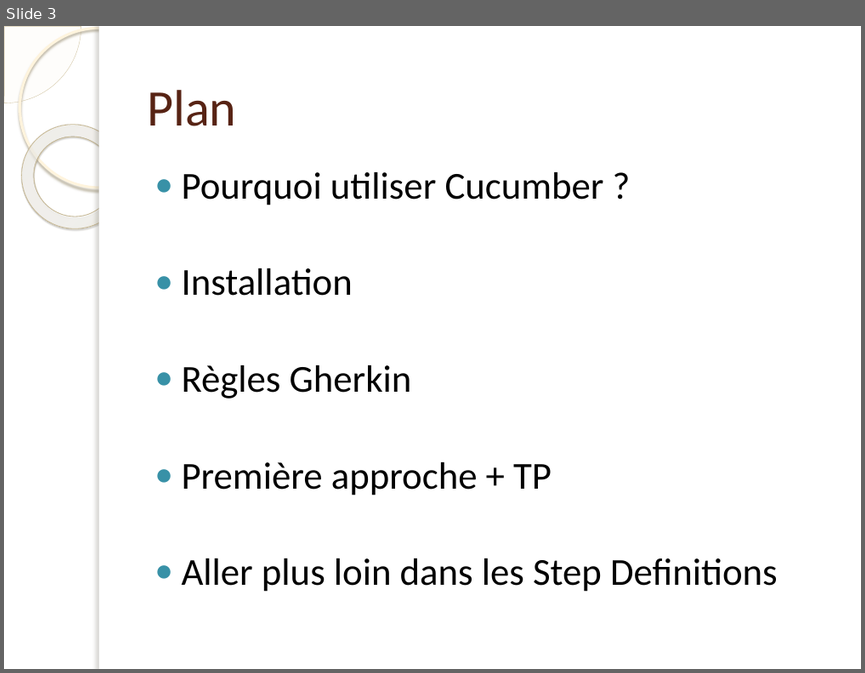
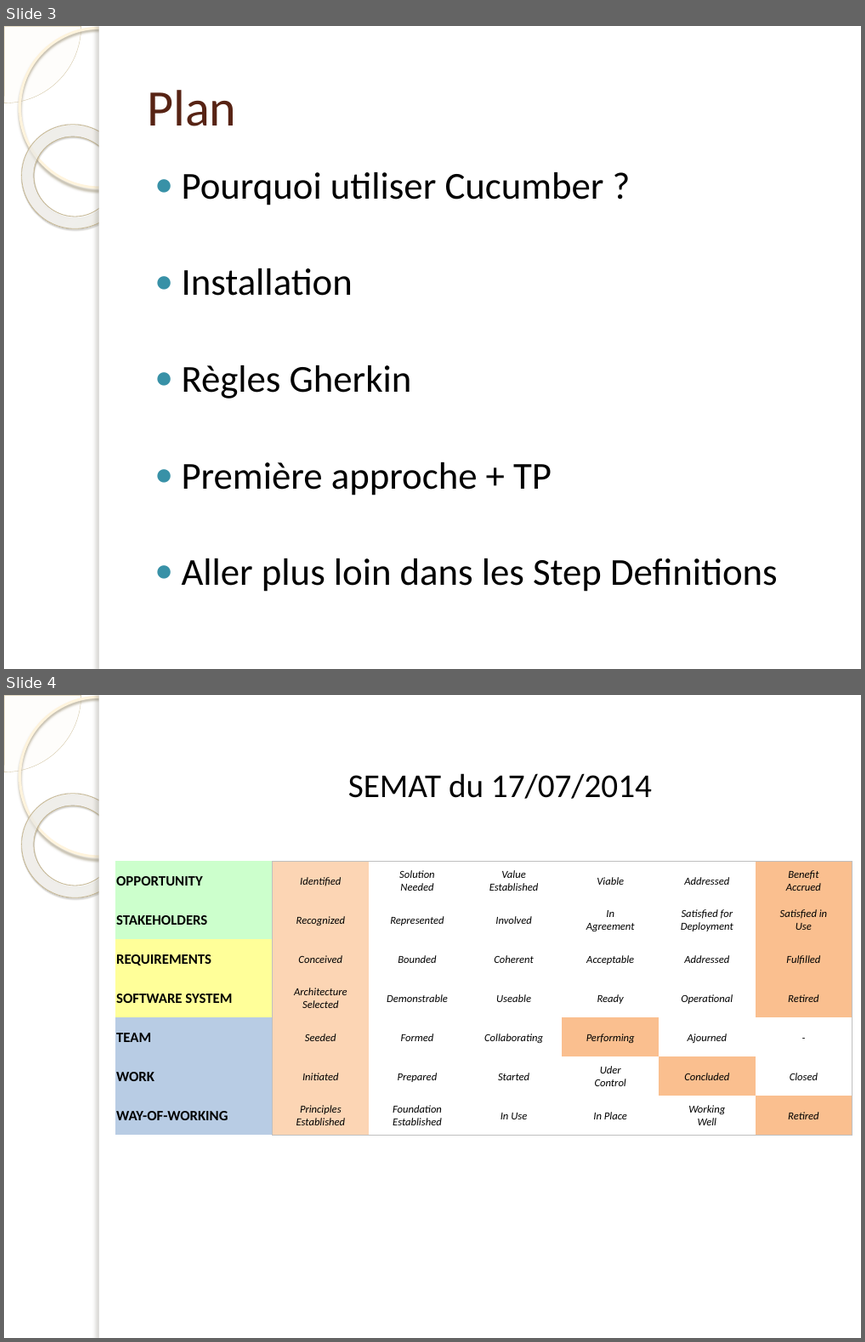
Before and after one commit to piratebreizh/CucumberTuto, a slide deck: Cucumber.pptx. Shown one above the other, each under a label of ours: slide 3 before the commit, slides 3 and 4 after it. The pictures are 865x673 and 865x1342 pixels, drawn with LibreOffice and Linux fonts; fonts in the diff are those of the drawing; background and template pictures are left out. Boxes give left, top, right and bottom in pixels: in the first picture for what was removed or moved away, otherwise in the second. Text is boxed around its words. In the diff, an @@ line names an element or a change of style, - is before the commit and + after.

```diff
--- a/Cucumber.pptx
+++ b/Cucumber.pptx
@@ slide 4 added at [4, 695, 861, 1338], background picture (left out); not listed: 5 template elements that a slide beside it also shows @@
@@ text added at [348, 773, 652, 799], 28 pt, text #000000 @@
+SEMAT du 17/07/2014
@@ table added at [115, 862, 853, 1135], 7 rows, 7 columns @@
+OPPORTUNITY | Identified | Solution Needed | Value Established | Viable | Addressed | Benefit Accrued
+STAKEHOLDERS | Recognized | Represented | Involved | In Agreement | Satisfied for Deployment | Satisfied in Use
+REQUIREMENTS | Conceived | Bounded | Coherent | Acceptable | Addressed | Fulfilled
+SOFTWARE SYSTEM | Architecture Selected | Demonstrable | Useable | Ready | Operational | Retired
+TEAM | Seeded | Formed | Collaborating | Performing | Ajourned | -
+WORK | Initiated | Prepared | Started | Uder Control | Concluded | Closed
+WAY-OF-WORKING | Principles Established | Foundation Established | In Use | In Place | Working Well | Retired
```
Also in this commit, not shown: 1 other file.
